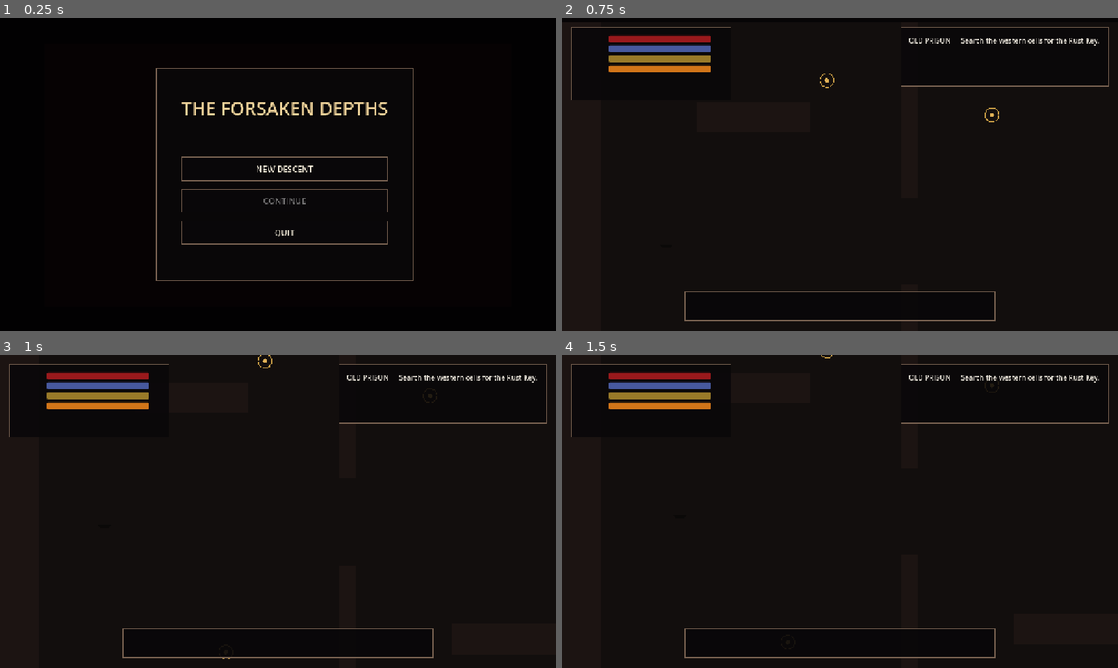
Above: before the commit, frames 1-4 (two rows, left to right).
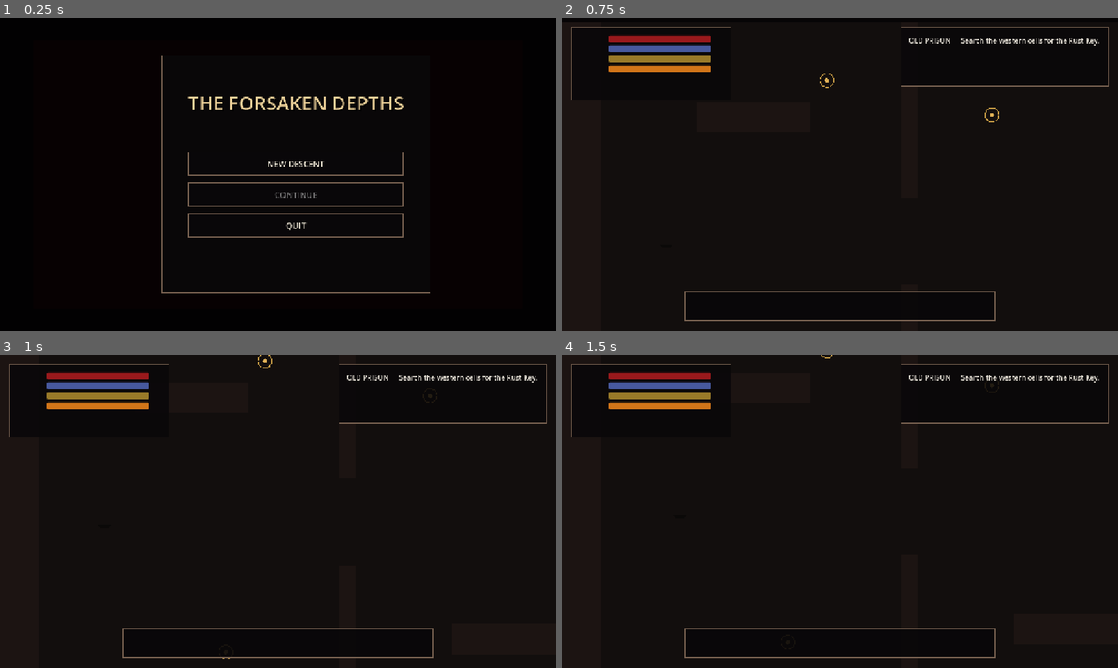
Above: after the commit, the same moments.

Repository: Worawit0/space-dodge-game01
Game: Godot game, scene res://scenes/main/main.tscn
Same seed, same stepped clock (60 frames per second), same inputs: the game is played once before the commit and once after it.
Inputs:
- Up to frame 1 (0.25 s): no input
- Up to frame 2 (0.75 s): click "NEW DESCENT" at 0.5 s
- Up to frame 3 (1 s): no input
- Up to frame 4 (1.5 s): tap Enter at 1.25 s; hold D from 1.28 s (still down); tap E at 1.35 s

The runs differ from the first frame. In frame 1, 3.9% of the frame differs, in the area x 28-78%, y 12-88%; in frame 2, nothing differs; in frame 3, nothing differs; in frame 4, nothing differs.
Error in both runs: Invalid assignment of property or key 'texture_path' with value of type 'String' on a base object of type 'CharacterBody2D (enemy.gd)'. (res://scripts/world/ga…

Commit message:
V8 dungeon/UI visual integration: forsaken_v7/scripts/ui/main_menu.gd

Diff:
--- a/forsaken_v7/scripts/ui/main_menu.gd
+++ b/forsaken_v7/scripts/ui/main_menu.gd
@@ -11,70 +11,77 @@
 	_build()
 
 func _build() -> void:
-	var bg := ColorRect.new()
-	bg.color = Color(0.008,0.006,0.009,1)
+	var bg := TextureRect.new()
 	bg.set_anchors_and_offsets_preset(Control.PRESET_FULL_RECT)
+	bg.expand_mode = TextureRect.EXPAND_IGNORE_SIZE
+	bg.stretch_mode = TextureRect.STRETCH_KEEP_ASPECT_COVERED
+	bg.texture_filter = CanvasItem.TEXTURE_FILTER_NEAREST
+	if ResourceLoader.exists("res://assets/v8/ui/title_bg.png"):
+		bg.texture = load("res://assets/v8/ui/title_bg.png")
 	add_child(bg)
 
-	var vignette := ColorRect.new()
-	vignette.color = Color(0.08,0.015,0.018,0.22)
-	vignette.anchor_left = 0.08
-	vignette.anchor_top = 0.08
-	vignette.anchor_right = 0.92
-	vignette.anchor_bottom = 0.92
-	bg.add_child(vignette)
+	var shade := ColorRect.new()
+	shade.color = Color(0.008,0.003,0.008,0.64)
+	shade.set_anchors_and_offsets_preset(Control.PRESET_FULL_RECT)
+	add_child(shade)
+
+	var blood_glow := ColorRect.new()
+	blood_glow.color = Color(0.13,0.015,0.02,0.18)
+	blood_glow.anchor_left = 0.06
+	blood_glow.anchor_top = 0.07
+	blood_glow.anchor_right = 0.94
+	blood_glow.anchor_bottom = 0.93
+	add_child(blood_glow)
 
 	var panel := PanelContainer.new()
-	panel.anchor_left = 0.28
-	panel.anchor_top = 0.16
-	panel.anchor_right = 0.72
-	panel.anchor_bottom = 0.84
+	panel.anchor_left = 0.29
+	panel.anchor_top = 0.12
+	panel.anchor_right = 0.71
+	panel.anchor_bottom = 0.88
 	panel.add_theme_stylebox_override("panel", UI.panel_style(0.94))
 	add_child(panel)
 
 	var margin := MarginContainer.new()
-	margin.add_theme_constant_override("margin_left", 42)
-	margin.add_theme_constant_override("margin_right", 42)
-	margin.add_theme_constant_override("margin_top", 36)
-	margin.add_theme_constant_override("margin_bottom", 36)
+	margin.add_theme_constant_override("margin_left", 44)
+	margin.add_theme_constant_override("margin_right", 44)
+	margin.add_theme_constant_override("margin_top", 38)
+	margin.add_theme_constant_override("margin_bottom", 38)
 	panel.add_child(margin)
 
 	var box := VBoxContainer.new()
 	box.alignment = BoxContainer.ALIGNMENT_CENTER
-	box.add_theme_constant_override("separation", 18)
+	box.add_theme_constant_override("separation", 16)
 	margin.add_child(box)
 
-	var title := UI.title_label("THE FORSAKEN DEPTHS", 42)
+	var title := UI.title_label("THE FORSAKEN DEPTHS", 44)
 	box.add_child(title)
-	var subtitle := UI.body_label("A dark survival descent", 18)
+	var subtitle := UI.body_label("THE BELL BELOW", 17)
 	subtitle.horizontal_alignment = HORIZONTAL_ALIGNMENT_CENTER
-	subtitle.add_theme_color_override("font_color", Color(0.62,0.58,0.56))
+	subtitle.add_theme_color_override("font_color", Color(0.67,0.56,0.47))
 	box.add_child(subtitle)
 
 	var spacer := Control.new()
-	spacer.custom_minimum_size = Vector2(0, 28)
+	spacer.custom_minimum_size = Vector2(0, 34)
 	box.add_child(spacer)
 
-	var new_button := Button.new()
-	new_button.text = "NEW DESCENT"
-	UI.style_button(new_button)
-	new_button.pressed.connect(func(): AudioManager.play_ui(); start_new.emit())
-	box.add_child(new_button)
+	for spec in [
+		["NEW DESCENT", func(): AudioManager.play_ui(); start_new.emit()],
+		["CONTINUE", func(): AudioManager.play_ui(); continue_game.emit()],
+		["QUIT", func(): AudioManager.play_ui(); quit_requested.emit()]
+	]:
+		var b := Button.new()
+		b.text = str(spec[0])
+		b.size_flags_horizontal = Control.SIZE_EXPAND_FILL
+		UI.style_button(b)
+		if b.text == "CONTINUE":
+			b.disabled = not GameState.has_save()
+		b.pressed.connect(spec[1])
+		box.add_child(b)
 
-	var continue_button := Button.new()
-	continue_button.text = "CONTINUE"
-	continue_button.disabled = not GameState.has_save()
-	UI.style_button(continue_button)
-	continue_button.pressed.connect(func(): AudioManager.play_ui(); continue_game.emit())
-	box.add_child(continue_button)
-
-	var quit_button := Button.new()
-	quit_button.text = "QUIT"
-	UI.style_button(quit_button)
-	quit_button.pressed.connect(func(): AudioManager.play_ui(); quit_requested.emit())
-	box.add_child(quit_button)
-
-	var hint := UI.body_label("WASD Move   •   E Interact   •   I Inventory", 16)
+	var spacer2 := Control.new()
+	spacer2.custom_minimum_size = Vector2(0, 16)
+	box.add_child(spacer2)
+	var hint := UI.body_label("WASD MOVE  •  E INTERACT  •  I INVENTORY  •  F11 FULLSCREEN", 14)
 	hint.horizontal_alignment = HORIZONTAL_ALIGNMENT_CENTER
-	hint.add_theme_color_override("font_color", Color(0.52,0.49,0.47))
+	hint.add_theme_color_override("font_color", Color(0.52,0.48,0.45))
 	box.add_child(hint)
